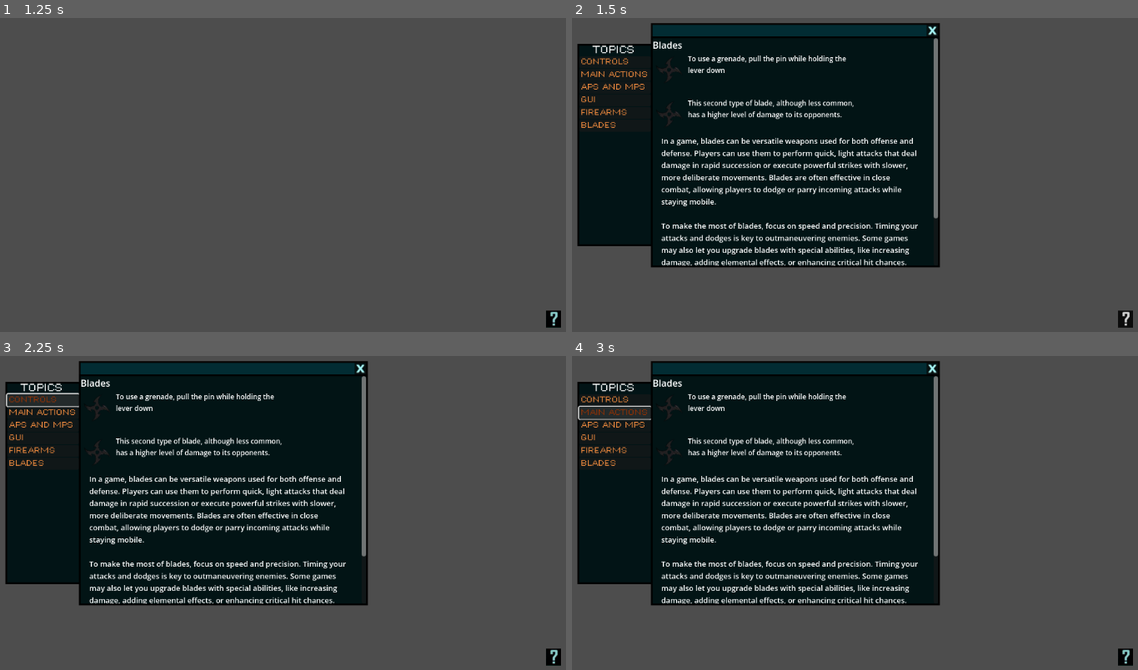
Above: before the commit, frames 1-4 (two rows, left to right).
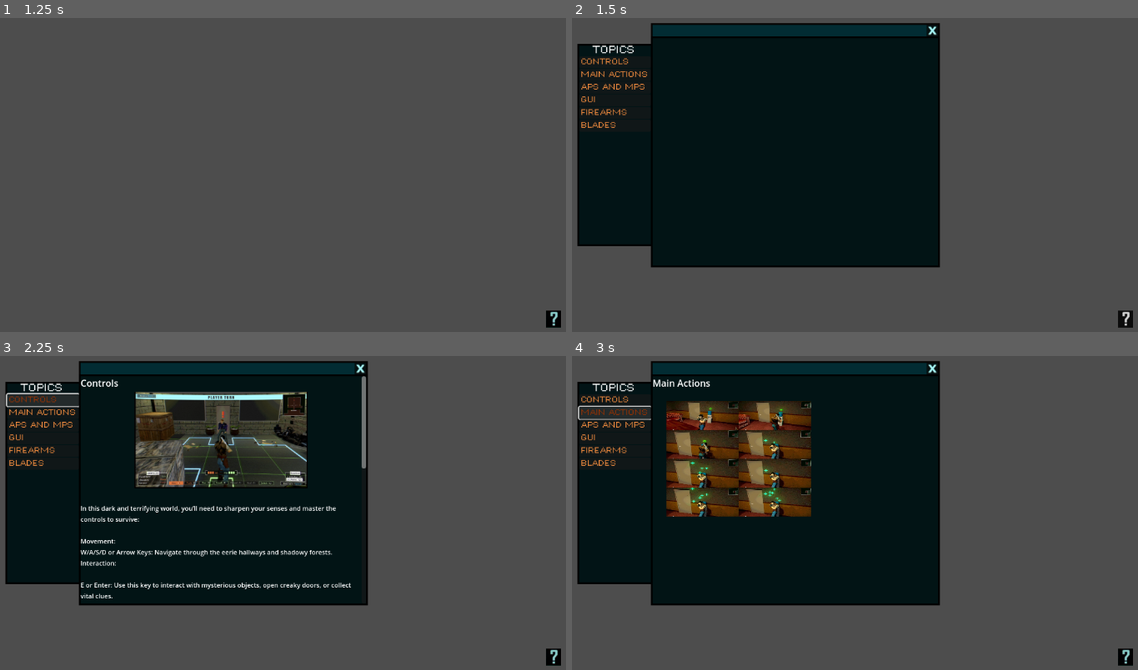
Above: after the commit, the same moments.

Repository: LauraDanielaa/VideoGame_Tasks
Game: Godot game, scene res://GUI/main.tscn
Two runs of this game, one before a commit and one after it. Both use one fixed random seed, a clock stepped at 60 frames per second and the inputs below.
Inputs (mouse positions are in pixels of both pictures, inside the frame that each line leads up to):
- Up to frame 1 (1.25 s): tap Enter at 0.5 s
- Up to frame 2 (1.5 s): click (1126, 319) at 1.25 s
- Up to frame 3 (2.25 s): click "CONTROLS" at 2 s
- Up to frame 4 (3 s): click "MAIN ACTIONS" at 2.75 s

Frame 1 is identical in both runs. In frame 2, 5.9% of the frame differs, in the area x 14-65%, y 6-80%; in frame 3, 14%, in the area x 14-65%, y 7-80%; in frame 4, 13%.

Commit message:
connecting the buttons to each of the ScrollContainers

Diff:
--- a/Show Help for GUI elements/GUI/main.gd
+++ b/Show Help for GUI elements/GUI/main.gd
@@ -1,10 +1,27 @@
 extends Node2D
 
 @onready var panel_principal = $PrincipalPanelLayer
+@onready var controls = $PrincipalPanelLayer/MarginContainer/HBoxContainer/VBoxContainer/RightPanel/ControlsScrollContainer
+@onready var main_actions = $PrincipalPanelLayer/MarginContainer/HBoxContainer/VBoxContainer/RightPanel/MainScrollContainer2
+@onready var Aps_Mps = $PrincipalPanelLayer/MarginContainer/HBoxContainer/VBoxContainer/RightPanel/MpsScrollContainer3
+@onready var gui = $PrincipalPanelLayer/MarginContainer/HBoxContainer/VBoxContainer/RightPanel/GUIScrollContainer4
+@onready var fireArms = $PrincipalPanelLayer/MarginContainer/HBoxContainer/VBoxContainer/RightPanel/FireScrollContainer
+@onready var blades = $PrincipalPanelLayer/MarginContainer/HBoxContainer/VBoxContainer/RightPanel/BladesScrollContainer
+
+# Función para ocultar todos los contenedores de scroll
+func hide_all_panels() -> void:
+	controls.hide()
+	main_actions.hide()
+	Aps_Mps.hide()
+	gui.hide()
+	fireArms.hide()
+	blades.hide()
 
 
 func _ready() -> void:
 	panel_principal.hide()
+	hide_all_panels()
+
 
 func _on_help_button_pressed() -> void:
 	if not panel_principal.visible:
@@ -15,3 +32,29 @@
 
 func _on_exit_button_pressed() -> void:
 	panel_principal.hide()
+
+
+func _on_controls_button_pressed() -> void:
+	hide_all_panels()
+	controls.show()
+
+func _on_main_actions_button_pressed() -> void:
+	hide_all_panels()
+	main_actions.show()
+
+func _on_ap_button_pressed() -> void:
+	hide_all_panels()
+	Aps_Mps.show()
+
+
+func _on_gui_button_pressed() -> void:
+	hide_all_panels()
+	gui.show()
+
+func _on_firearms_button_pressed() -> void:
+	hide_all_panels()
+	fireArms.show()
+
+func _on_blades_button_pressed() -> void:
+	hide_all_panels()
+	blades.show()
--- a/Show Help for GUI elements/GUI/main.tscn
+++ b/Show Help for GUI elements/GUI/main.tscn
@@ -6,12 +6,21 @@
 [ext_resource type="FontFile" uid="uid://crw3usvl5dopj" path="res://assets/calligraphy/DePixelBreit.ttf" id="6_sau2q"]
 [ext_resource type="Texture2D" uid="uid://vf2fjia8ml80" path="res://assets/sprites/exit.png" id="6_v0s5o"]
 [ext_resource type="Texture2D" uid="uid://byy1igqd12n7t" path="res://assets/sprites/hover_exit.jpg" id="8_61c1v"]
+[ext_resource type="Texture2D" uid="uid://c8hygppgndud4" path="res://assets/sprites/GifCharacter/personaje1.png" id="8_pf2af"]
+[ext_resource type="Texture2D" uid="uid://cfa1vug6707c8" path="res://assets/sprites/AtlasPersonaje.png" id="8_stp64"]
+[ext_resource type="Texture2D" uid="uid://bl5cud1o4scjh" path="res://assets/sprites/GifCharacter/personaje2.png" id="9_otkse"]
 [ext_resource type="Texture2D" uid="uid://dktaxjug5ptpw" path="res://assets/sprites/ControlsHelp.png" id="9_r3av6"]
 [ext_resource type="Texture2D" uid="uid://d3ai7dobc8qbo" path="res://assets/sprites/FireArms1.png" id="10_fopg6"]
+[ext_resource type="Texture2D" uid="uid://2277nnk37sqm" path="res://assets/sprites/GifCharacter/personaje3.png" id="10_ve0uy"]
+[ext_resource type="Texture2D" uid="uid://k66656ruuqbs" path="res://assets/sprites/GifCharacter/personaje4.png" id="11_2qm4x"]
 [ext_resource type="Texture2D" uid="uid://25pkp45ijjax" path="res://assets/sprites/FireArms2.png" id="11_3eq5t"]
 [ext_resource type="Texture2D" uid="uid://cvi26ex2nnmux" path="res://assets/sprites/Blades1.png" id="11_bnfuj"]
 [ext_resource type="Texture2D" uid="uid://chttm5gwlqjhl" path="res://assets/sprites/Blades2.png" id="12_6r7qg"]
 [ext_resource type="Texture2D" uid="uid://ugv4qfryswle" path="res://assets/sprites/FireArms3.png" id="12_bqmo4"]
+[ext_resource type="Texture2D" uid="uid://i6mae8gadqas" path="res://assets/sprites/GifCharacter/personaje5.png" id="12_bu4du"]
+[ext_resource type="Texture2D" uid="uid://cqd03capraamf" path="res://assets/sprites/GifCharacter/personaje6.png" id="13_njmrm"]
+[ext_resource type="Texture2D" uid="uid://bgsrtv5qrvlmt" path="res://assets/sprites/GifCharacter/personaje7.png" id="14_6sadd"]
+[ext_resource type="Texture2D" uid="uid://cnntlhg46ardp" path="res://assets/sprites/GifCharacter/personaje8.png" id="15_tqbfr"]
 
 [sub_resource type="StyleBoxFlat" id="StyleBoxFlat_cm4j8"]
 bg_color = Color(0.00784314, 0.0784314, 0.0862745, 1)
@@ -58,6 +67,44 @@
 [sub_resource type="Theme" id="Theme_pvvsn"]
 default_base_scale = 0.85
 PanelContainer/styles/panel = SubResource("StyleBoxFlat_tcibf")
+
+[sub_resource type="Animation" id="Animation_xrtwb"]
+length = 0.001
+tracks/0/type = "value"
+tracks/0/imported = false
+tracks/0/enabled = true
+tracks/0/path = NodePath("../Control/TextureRect:texture")
+tracks/0/interp = 1
+tracks/0/loop_wrap = true
+tracks/0/keys = {
+"times": PackedFloat32Array(0),
+"transitions": PackedFloat32Array(1),
+"update": 1,
+"values": [ExtResource("8_pf2af")]
+}
+
+[sub_resource type="Animation" id="Animation_t15fm"]
+resource_name = "character"
+length = 0.8
+loop_mode = 1
+tracks/0/type = "value"
+tracks/0/imported = false
+tracks/0/enabled = true
+tracks/0/path = NodePath("../Control/TextureRect:texture")
+tracks/0/interp = 1
+tracks/0/loop_wrap = true
+tracks/0/keys = {
+"times": PackedFloat32Array(0, 0.1, 0.2, 0.3, 0.4, 0.5, 0.6, 0.7),
+"transitions": PackedFloat32Array(1.41421, 1, 1, 1, 1, 1, 1, 1),
+"update": 1,
+"values": [ExtResource("8_pf2af"), ExtResource("9_otkse"), ExtResource("10_ve0uy"), ExtResource("11_2qm4x"), ExtResource("12_bu4du"), ExtResource("13_njmrm"), ExtResource("14_6sadd"), ExtResource("15_tqbfr")]
+}
+
+[sub_resource type="AnimationLibrary" id="AnimationLibrary_2fx3h"]
+_data = {
+"RESET": SubResource("Animation_xrtwb"),
+"character": SubResource("Animation_t15fm")
+}
 
 [node name="main" type="Node2D"]
 script = ExtResource("1_3quux")
@@ -248,16 +295,75 @@
 autowrap_mode = 3
 
 [node name="MainScrollContainer2" type="ScrollContainer" parent="PrincipalPanelLayer/MarginContainer/HBoxContainer/VBoxContainer/RightPanel"]
+visible = false
 layout_mode = 2
 
 [node name="Control" type="Control" parent="PrincipalPanelLayer/MarginContainer/HBoxContainer/VBoxContainer/RightPanel/MainScrollContainer2"]
 layout_mode = 2
 
+[node name="Label" type="Label" parent="PrincipalPanelLayer/MarginContainer/HBoxContainer/VBoxContainer/RightPanel/MainScrollContainer2/Control"]
+layout_mode = 0
+offset_right = 40.0
+offset_bottom = 23.0
+text = "Main Actions"
+
+[node name="TextureRect" type="TextureRect" parent="PrincipalPanelLayer/MarginContainer/HBoxContainer/VBoxContainer/RightPanel/MainScrollContainer2/Control"]
+custom_minimum_size = Vector2(250, 200)
+layout_mode = 0
+offset_left = 24.0
+offset_top = 42.5
+offset_right = 274.0
+offset_bottom = 242.5
+texture = ExtResource("8_stp64")
+expand_mode = 2
+
+[node name="AnimationTree" type="AnimationPlayer" parent="PrincipalPanelLayer/MarginContainer/HBoxContainer/VBoxContainer/RightPanel/MainScrollContainer2/Control/TextureRect"]
+
 [node name="MpsScrollContainer3" type="ScrollContainer" parent="PrincipalPanelLayer/MarginContainer/HBoxContainer/VBoxContainer/RightPanel"]
 layout_mode = 2
 
-[node name="VBoxContainer" type="VBoxContainer" parent="PrincipalPanelLayer/MarginContainer/HBoxContainer/VBoxContainer/RightPanel/MpsScrollContainer3"]
-layout_mode = 2
+[node name="Control" type="Control" parent="PrincipalPanelLayer/MarginContainer/HBoxContainer/VBoxContainer/RightPanel/MpsScrollContainer3"]
+custom_minimum_size = Vector2(300, 700)
+layout_mode = 2
+size_flags_horizontal = 3
+size_flags_vertical = 3
+
+[node name="Label" type="Label" parent="PrincipalPanelLayer/MarginContainer/HBoxContainer/VBoxContainer/RightPanel/MpsScrollContainer3/Control"]
+layout_mode = 2
+offset_left = 22.0
+offset_top = 11.5
+offset_right = 222.0
+offset_bottom = 34.5
+text = "Aps and Mps"
+
+[node name="TextureRect" type="TextureRect" parent="PrincipalPanelLayer/MarginContainer/HBoxContainer/VBoxContainer/RightPanel/MpsScrollContainer3/Control"]
+custom_minimum_size = Vector2(200, 200)
+layout_mode = 2
+offset_left = 37.0
+offset_top = 52.5
+offset_right = 237.0
+offset_bottom = 252.5
+texture = ExtResource("9_otkse")
+expand_mode = 4
+
+[node name="AnimationPlayer" type="AnimationPlayer" parent="PrincipalPanelLayer/MarginContainer/HBoxContainer/VBoxContainer/RightPanel/MpsScrollContainer3/Control/TextureRect"]
+root_node = NodePath("")
+libraries = {
+"": SubResource("AnimationLibrary_2fx3h")
+}
+
+[node name="Label2" type="Label" parent="PrincipalPanelLayer/MarginContainer/HBoxContainer/VBoxContainer/RightPanel/MpsScrollContainer3/Control"]
+custom_minimum_size = Vector2(450, 0)
+layout_mode = 0
+offset_left = 24.0
+offset_top = 276.5
+offset_right = 474.0
+offset_bottom = 420.5
+theme_override_font_sizes/font_size = 13
+text = "With an AnimationPlayer, you could define an animation that cycles through your atlas frames, setting timings and transitions easily. You could also easily integrate it with your interface, controlling its visibility and activation through code when needed.
+
+However, if you prefer a more straightforward approach with code, you can tweak the script to display the atlas frames manually."
+autowrap_mode = 3
 
 [node name="GUIScrollContainer4" type="ScrollContainer" parent="PrincipalPanelLayer/MarginContainer/HBoxContainer/VBoxContainer/RightPanel"]
 layout_mode = 2
@@ -364,6 +470,7 @@
 autowrap_mode = 3
 
 [node name="BladesScrollContainer" type="ScrollContainer" parent="PrincipalPanelLayer/MarginContainer/HBoxContainer/VBoxContainer/RightPanel"]
+visible = false
 layout_mode = 2
 
 [node name="Container" type="Control" parent="PrincipalPanelLayer/MarginContainer/HBoxContainer/VBoxContainer/RightPanel/BladesScrollContainer"]
@@ -431,4 +538,10 @@
 autowrap_mode = 3
 
 [connection signal="pressed" from="HelpButtonLayer/HBoxContainer/help_button" to="." method="_on_help_button_pressed"]
+[connection signal="pressed" from="PrincipalPanelLayer/MarginContainer/HBoxContainer/LeftPanel/VBoxContainer/ControlsButton" to="." method="_on_controls_button_pressed"]
+[connection signal="pressed" from="PrincipalPanelLayer/MarginContainer/HBoxContainer/LeftPanel/VBoxContainer/MainActionsButton" to="." method="_on_main_actions_button_pressed"]
+[connection signal="pressed" from="PrincipalPanelLayer/MarginContainer/HBoxContainer/LeftPanel/VBoxContainer/APButton" to="." method="_on_ap_button_pressed"]
+[connection signal="pressed" from="PrincipalPanelLayer/MarginContainer/HBoxContainer/LeftPanel/VBoxContainer/GUIButton" to="." method="_on_gui_button_pressed"]
+[connection signal="pressed" from="PrincipalPanelLayer/MarginContainer/HBoxContainer/LeftPanel/VBoxContainer/FirearmsButton" to="." method="_on_firearms_button_pressed"]
+[connection signal="pressed" from="PrincipalPanelLayer/MarginContainer/HBoxContainer/LeftPanel/VBoxContainer/BladesButton" to="." method="_on_blades_button_pressed"]
 [connection signal="pressed" from="PrincipalPanelLayer/MarginContainer/HBoxContainer/VBoxContainer/ExitPanel/HBoxContainer/ExitButton" to="." method="_on_exit_button_pressed"]
Not shown: 1 places in Show Help for GUI elements/GUI/main.tscn that only renumber resources
Binary file added: Show Help for GUI elements/assets/sprites/AtlasPersonaje.png
Not shown, added: Show Help for GUI elements/assets/sprites/AtlasPersonaje.png.import
Binary file added: Show Help for GUI elements/assets/sprites/GifCharacter/personaje1.png
Not shown, added: Show Help for GUI elements/assets/sprites/GifCharacter/personaje1.png.import
Binary file added: Show Help for GUI elements/assets/sprites/GifCharacter/personaje2.png
Not shown, added: Show Help for GUI elements/assets/sprites/GifCharacter/personaje2.png.import
Binary file added: Show Help for GUI elements/assets/sprites/GifCharacter/personaje3.png
Not shown, added: Show Help for GUI elements/assets/sprites/GifCharacter/personaje3.png.import
Binary file added: Show Help for GUI elements/assets/sprites/GifCharacter/personaje4.png
Not shown, added: Show Help for GUI elements/assets/sprites/GifCharacter/personaje4.png.import
Binary file added: Show Help for GUI elements/assets/sprites/GifCharacter/personaje5.png
(and 7 more such lines)
